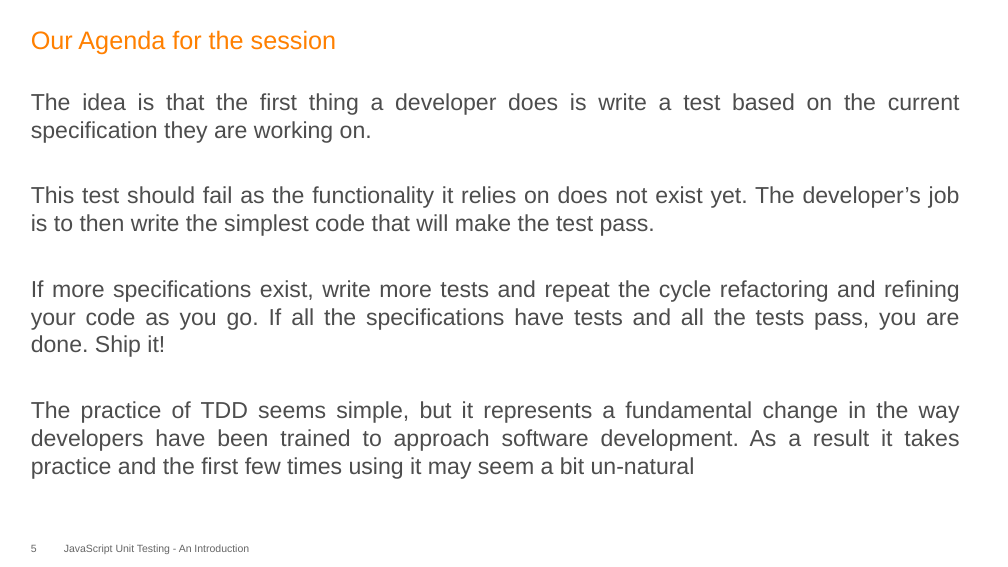
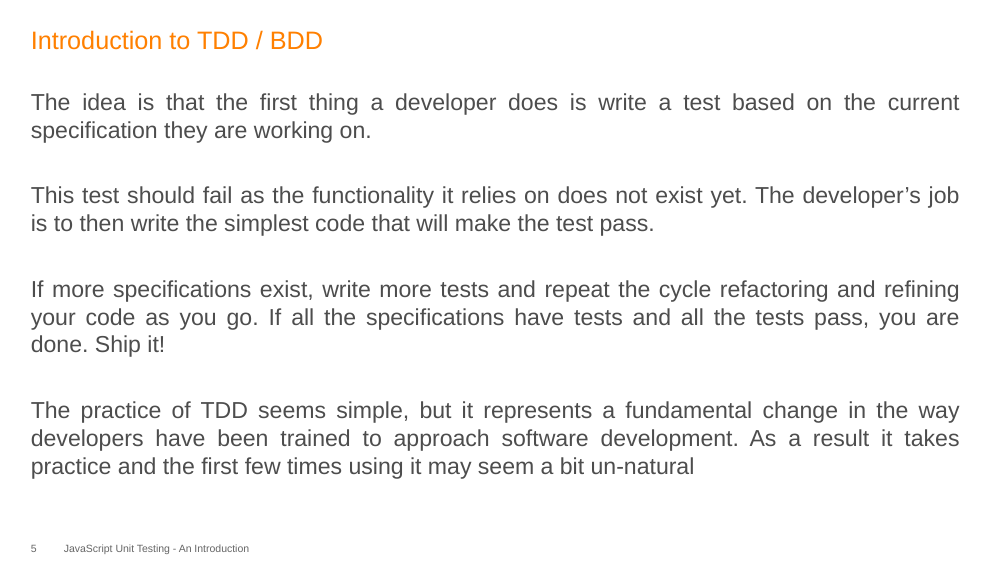
Before and after one commit to madjava/unconf, a slide deck: slide 5 of JavaScript Uint Testing.pptx. Drawn at 1008x567 pixels with LibreOffice and Linux fonts; fonts in the diff are those of the drawing; background and template pictures are left out. Boxes give left, top, right and bottom in pixels: in the first picture for what was removed or moved away, otherwise in the second. Text is boxed around its words. In the diff, an @@ line names an element or a change of style, - is before the commit and + after.

```diff
--- a/JavaScript Uint Testing.pptx
+++ b/JavaScript Uint Testing.pptx
@@ title at [31, 30, 323, 50]: text changed @@
-Our Agenda for the session
+Introduction to TDD / BDD
```
Also in this commit, not shown: 5 other slides changed.
